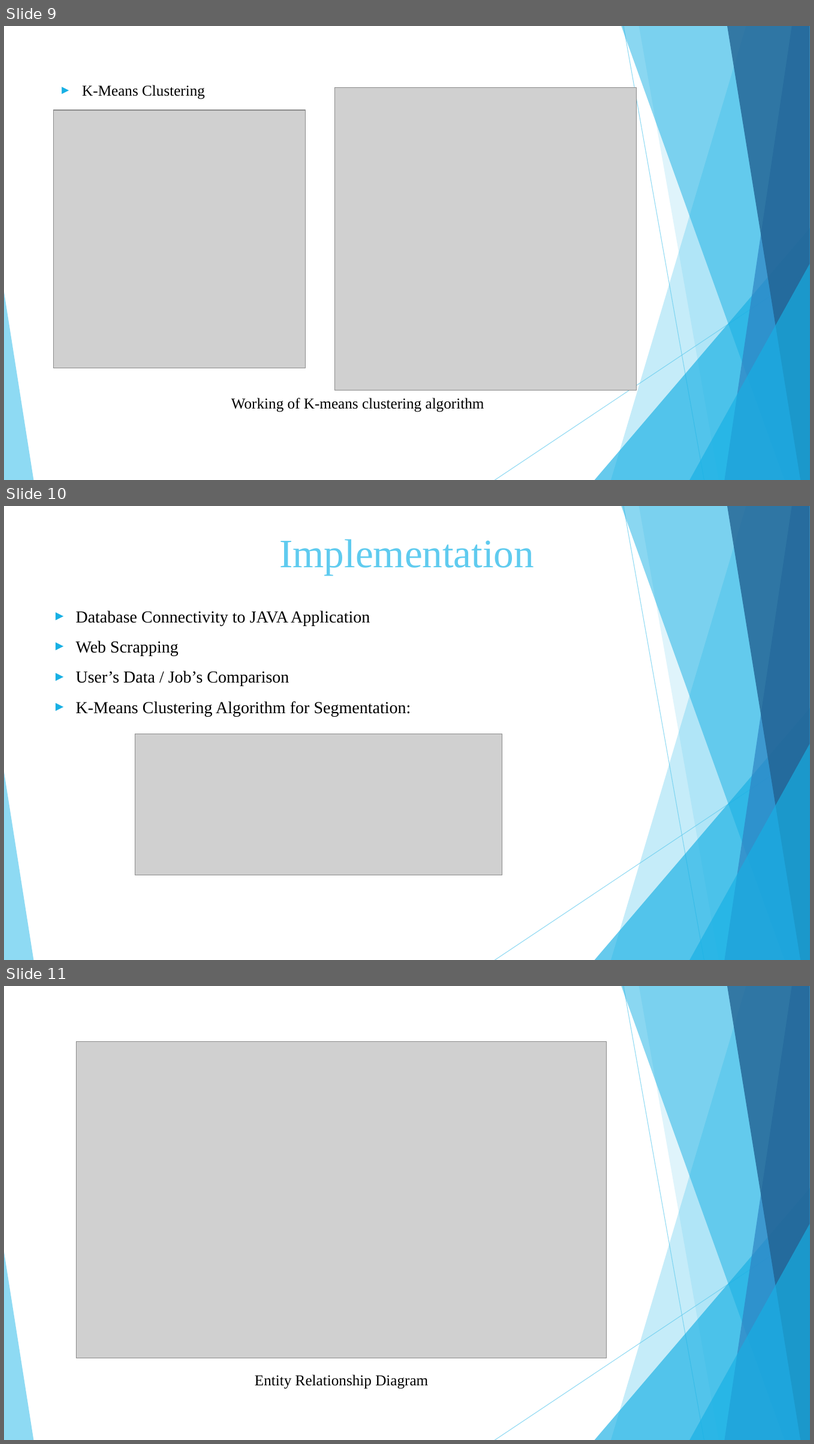
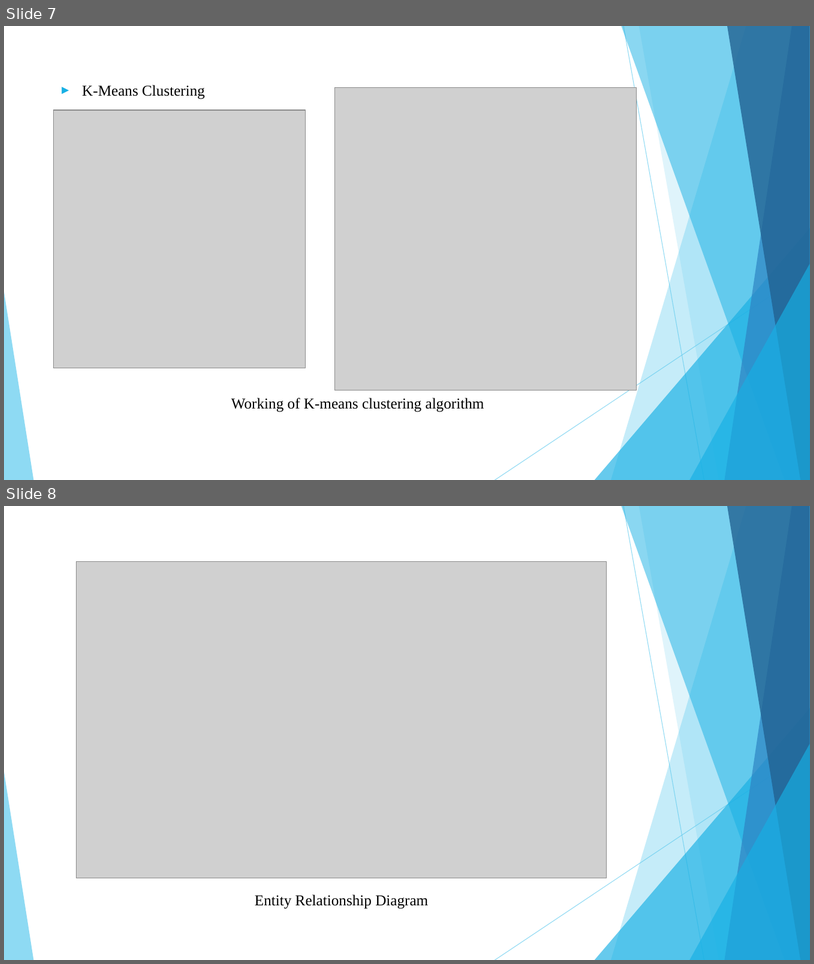
Before and after one commit to Vaibhav-Dharmik/project_reports_final_yr, a slide deck: final_submission_ppt.pptx. Shown one above the other, each under a label of ours: slides 9, 10 and 11 before the commit, slides 7 and 8 after it. The pictures are 814x1444 and 814x964 pixels, drawn with LibreOffice and Linux fonts; fonts in the diff are those of the drawing; grey boxes stand for pictures. Boxes give left, top, right and bottom in pixels: in the first picture for what was removed or moved away, otherwise in the second. Text is boxed around its words. In the diff, an @@ line names an element or a change of style, - is before the commit and + after.

```diff
--- a/final_submission_ppt.pptx
+++ b/final_submission_ppt.pptx
@@ slide 10 removed at [4, 506, 810, 960], background #FFFFFF; not listed: 10 template elements that a slide beside it also shows @@
@@ text removed at [279, 539, 534, 575] @@
-Implementation
@@ text removed at [76, 610, 411, 716] @@
-► Database Connectivity to JAVA Application
-► Web Scrapping
-► User’s Data / Job’s Comparison
-► K-Means Clustering Algorithm for Segmentation:
@@ picture removed at [135, 734, 503, 875] @@
@@ what was slide 9 is now slide 7 @@
@@ what was slide 11 is now slide 8 @@
```
Also in this commit, not shown: 2 slides added, 3 other slides removed, 3 other files.
